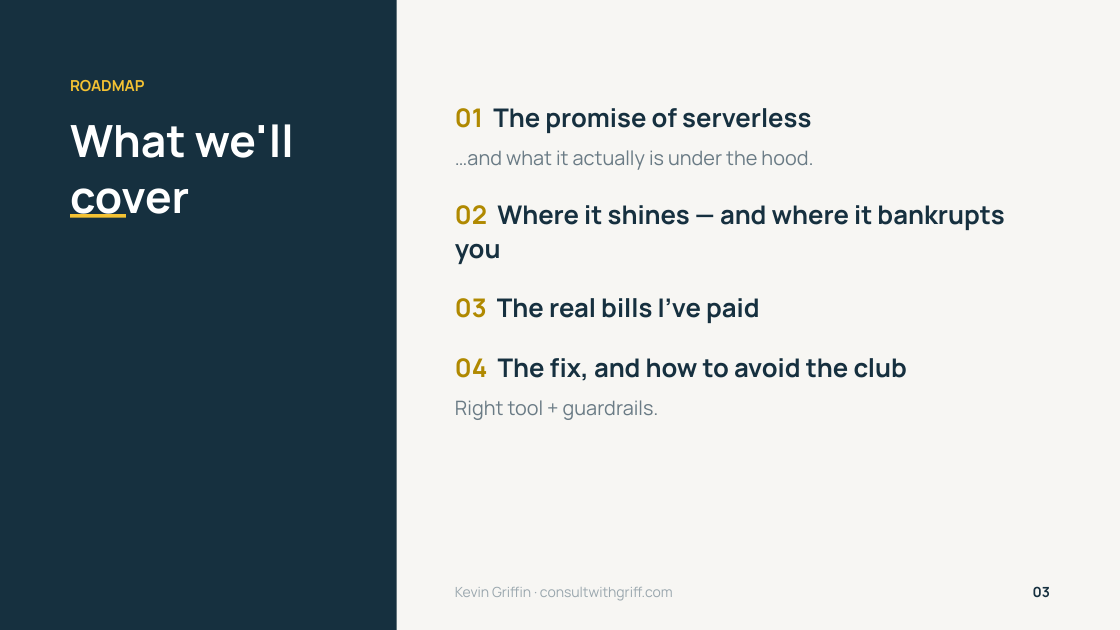
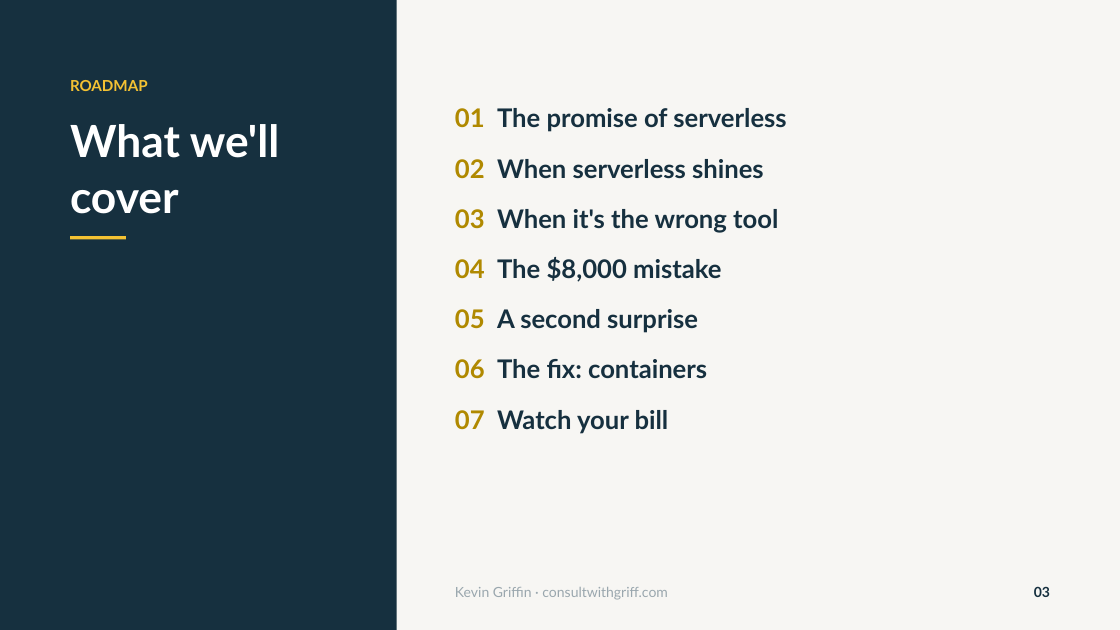
Before and after one commit to 1kevgriff/my-8000-serverless-mistake, a slide deck: slide 3 of slides/My $8000 Serverless Mistake v2.pptx. Drawn at 1120x630 pixels with LibreOffice and Linux fonts; fonts in the diff are those of the drawing. Boxes give left, top, right and bottom in pixels: in the first picture for what was removed or moved away, otherwise in the second. Text is boxed around its words. In the diff, an @@ line names an element or a change of style, - is before the commit and + after.

```diff
--- a/slides/My $8000 Serverless Mistake v2.pptx
+++ b/slides/My $8000 Serverless Mistake v2.pptx
@@ text "ROADMAP" at (70, 80, 279, 214): font Manrope to Lato @@
@@ text at (455, 108, 786, 132): font Manrope to Lato in "01 The promise of serverless" @@
@@ text at (455, 159, 778, 434): text changed; font Manrope to Lato @@
-…and what it actually is under the hood.
-02 Where it shines — and where it bankrupts you
-03 The real bills I've paid
-04 The fix, and how to avoid the club
-Right tool + guardrails.
+02 When serverless shines
+03 When it's the wrong tool
+04 The $8,000 mistake
+05 A second surprise
+06 The fix: containers
+07 Watch your bill
@@ rectangle: place and size @@
-rectangle at (70, 214, 126, 218)
+rectangle at (70, 236, 126, 239)
@@ text "Kevin Griffin · consultwithgriff.com" at (455, 587, 668, 600): font Manrope to Lato @@
```
Also in this commit, not shown: 41 other slides changed, 4 other files.
